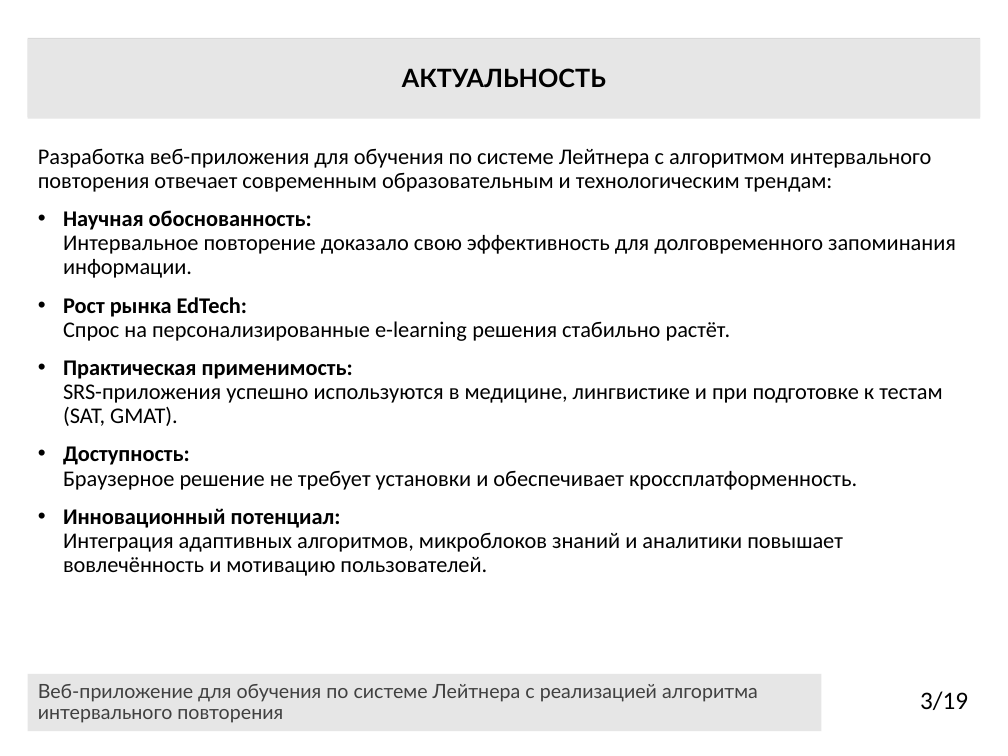
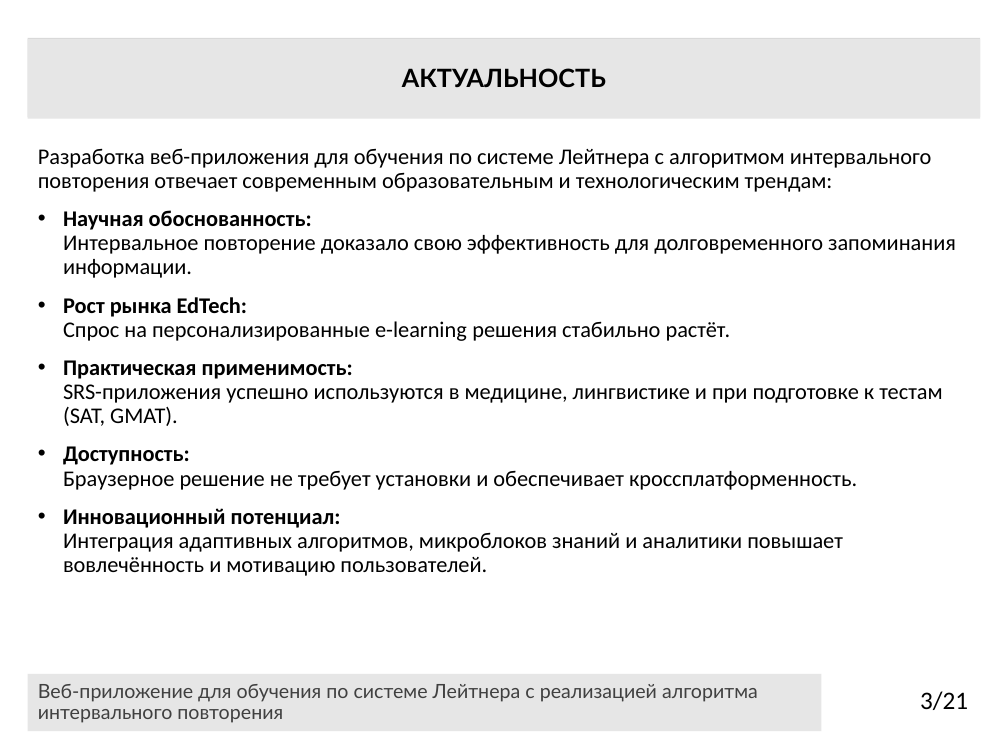
Before and after one commit to darik-cell/diplom, a slide deck: slide 3 of Презентация_Алёнушка_6401.pptx. Drawn at 1008x756 pixels with LibreOffice and Linux fonts; fonts in the diff are those of the drawing. Boxes give left, top, right and bottom in pixels: in the first picture for what was removed or moved away, otherwise in the second. Text is boxed around its words. In the diff, an @@ line names an element or a change of style, - is before the commit and + after.

```diff
--- a/Презентация_Алёнушка_6401.pptx
+++ b/Презентация_Алёнушка_6401.pptx
@@ text at bbox=[920, 691, 968, 710]: text changed @@
-3/19
+3/21
```
Also in this commit, not shown: 2 other slides changed, 3 other files.
